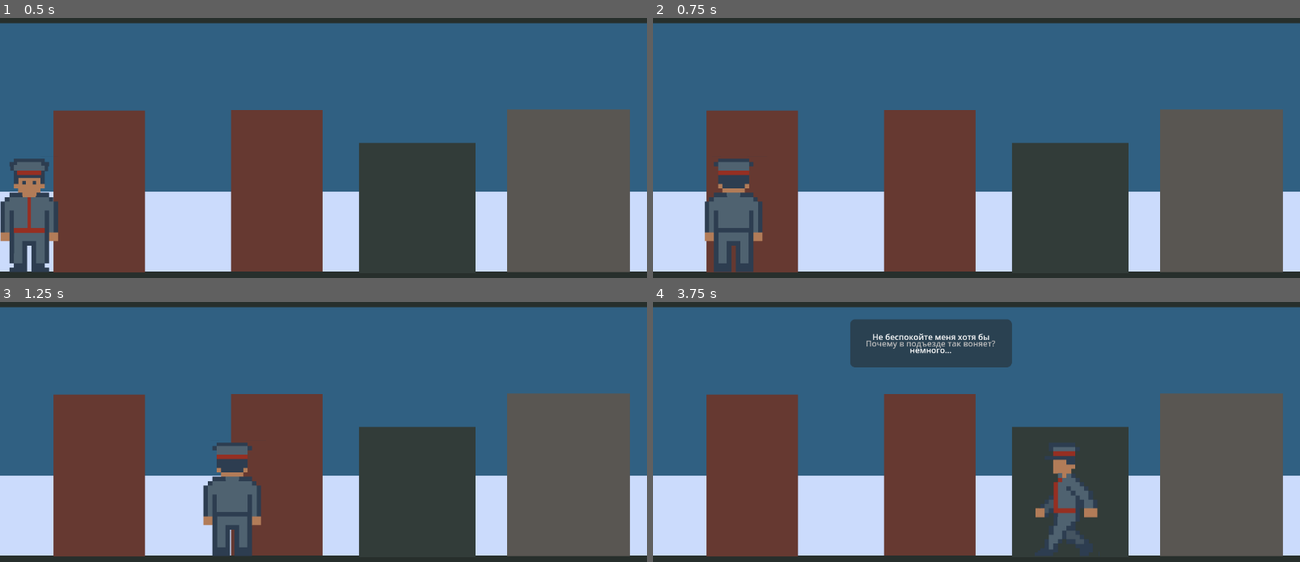
Above: before the commit, frames 1-4 (two rows, left to right).
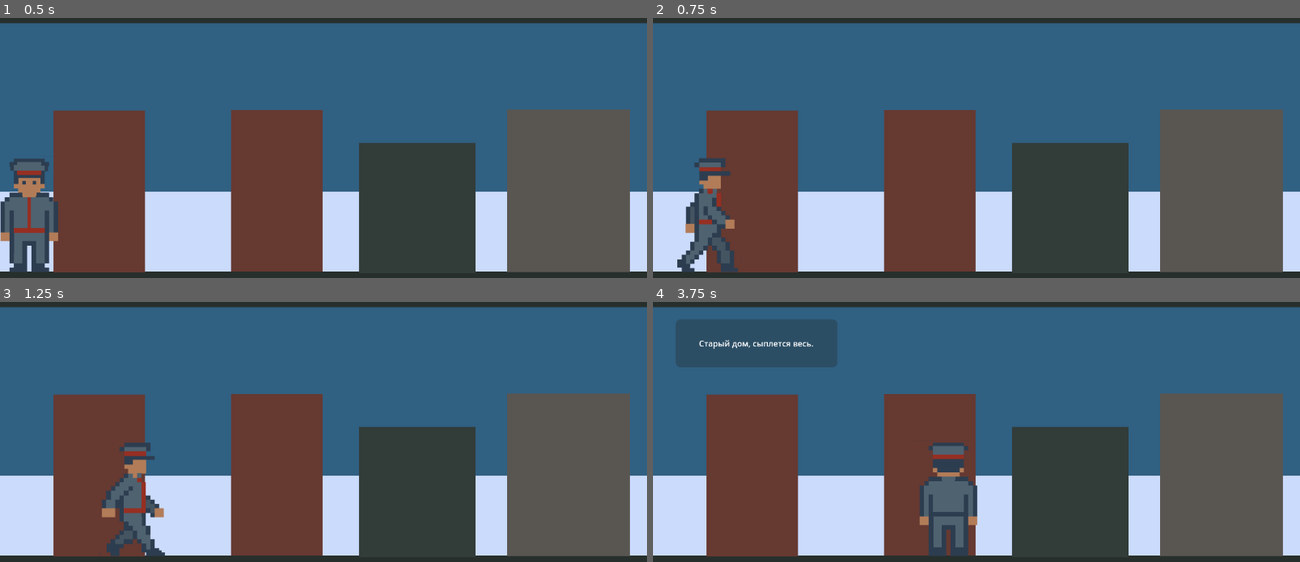
Above: after the commit, the same moments.

Repository: JoshuaWe1t/protocol-41
Game: Godot game, scene res://src/levels/sand_box/sand_box.tscn
Same seed, same stepped clock (60 frames per second), same inputs: the game is played once before the commit and once after it.
Inputs:
- Up to frame 1 (0.5 s): no input
- Up to frame 2 (0.75 s): tap Enter at 0.5 s; hold D (forward) from 0.53 s (still down); tap E (interact) at 0.6 s
- Up to frame 3 (1.25 s): keep holding D (forward)
- Up to frame 4 (3.75 s): release D (forward) at 1.28 s; hold A (backward) 1.28-2.03 s; tap E (interact) every 0.75 s from 1.35 to 3.6 s; hold D (forward) 2.03-3.53 s; hold A (backward) from 3.53 s (still down)

Frame 1 is identical in both runs. In frame 2, 3.6% of the frame differs, in the area x 3-17%, y 54-98%; in frame 3, 5.1%; in frame 4, 13%, in the area x 3-69%, y 6-98%.

Commit message:
feat: Удали управление персонажем
-- Все управление персонажем перенесено в узлы состояний

Diff:
--- a/src/gameplay/player/player.gd
+++ b/src/gameplay/player/player.gd
@@ -1,19 +1,14 @@
 extends CharacterBody2D
 
-
-# Загружаем сцену диалогового окна один раз при старте игры
 const DIALOGUE_BUBBLE = preload("res://src/core/dialogue_box/dialogue_box.tscn")
-
+const SPEED: float = 300.0
 
 @onready var anim_player: AnimationPlayer = $AnimationPlayer
-@onready var sprite: Sprite2D = $Sprite2D # Ссылка на спрайт для разворота
+@onready var sprite: Sprite2D = $Sprite2D
 @onready var dialogue_box: PanelContainer = $DialogueBox
 @onready var dialogue_label: Label = $DialogueBox/DialogueBox
 @onready var dialogue_timer: Timer = $DialogueBox/DialogueTimer
-
-
-const SPEED: float = 300.0
-
+@onready var state_machine: StateMachine = $StateMachine # Ссылка на твою машину состояний
 
 var current_floor: int
 var at_stairs: bool = false
@@ -22,106 +17,61 @@
 var at_lift: bool = false
 var can_use_lift: bool
 var is_lift_broken: bool = false
-# Переменная, которая управляет возможностью ходить
-var is_frozen: bool = false
-# Запоминаем нормальный масштаб игрока (обычно это 1, 1)
-var normal_scale: Vector2 = Vector2(1.0, 1.0)
 var current_apartment: int
 var at_door: bool = false
-var is_knocking: bool = false
-
 
 func _ready() -> void:
-	print("PlayerPosition: ", self.position)
-	anim_player.play("idle")
-
-	# Прячем диалог при старте на всякий случай
 	dialogue_box.hide()
-
-	# Подключаем таймер
 	dialogue_timer.timeout.connect(_on_dialogue_timeout)
-	# Подключаемся к сигналу
+
+	# Подписки на сигналы окружения
 	Events.player_entered_floor.connect(_on_entered_floor)
 	Events.player_entered_stairs.connect(_on_entered_stairs)
 	Events.player_exited_stairs.connect(_on_exited_stairs)
 	Events.player_entered_lift.connect(_on_entered_lift)
 	Events.player_exited_lift.connect(_on_exited_lift)
 	Events.lift_crashed.connect(_on_lift_denied)
-	# Подписываемся на новые сигналы камеры
 	Events.camera_transition_started.connect(_on_camera_started)
 	Events.camera_transition_finished.connect(_on_camera_finished)
-	# Подписываемся под новые сигналы для взаимодействия с дверьми
 	Events.player_entered_apartment.connect(_on_entered_apartment)
 	Events.player_exited_apartment.connect(_on_exited_apartment)
 	Events.get_text_line.connect(_on_get_text_line)
-
-
-func _physics_process(_delta: float) -> void:
-
-	var direction := Input.get_axis("backward", "forward")
-	# ЕСЛИ ИГРОК ЗАМОРОЖЕН, МЫ ПРЕРЫВАЕМ ФУНКЦИЮ И НЕ ПРИНИМАЕМ НАЖАТИЯ КЛАВИШ
-	if is_frozen:
-		velocity = Vector2.ZERO
-		anim_player.play("idle")
-		move_and_slide()
-		return
-	elif is_frozen and at_door:
-		velocity = Vector2.ZERO
-
-
-	if direction:
-		velocity.x = direction * SPEED
-		if not is_knocking: # <--- Добавили проверку
-			anim_player.play("walk")
-		sprite.flip_h = (direction < 0)
-	else:
-		velocity.x = move_toward(velocity.x, 0, SPEED)
-		if not is_knocking: # <--- Добавили проверку
-			anim_player.play("idle")
-
-	# Обработка движения ВВЕРХ
-	if Input.is_action_just_pressed("go_up"):
-		if can_up:
-			self.position.y -= 720
-			print("PlayerPosition: ", self.position)
-			dialogue_box.hide()
-		elif at_stairs: # <--- ДОБАВЛЕНО: Показываем диалог, только если стоим у лестницы
-			show_dialogue("Выше подниматься некуда...")
-
-	# Обработка движения ВНИЗ
-	if Input.is_action_just_pressed("go_down"):
-		if can_down:
-			self.position.y += 720
-			print("PlayerPosition: ", self.position)
-			dialogue_box.hide()
-		elif at_stairs: # <--- ДОБАВЛЕНО: Показываем диалог, только если стоим у лестницы
-			show_dialogue("Спускаться некуда...")
-
-
-	if Input.is_action_just_pressed("interact"):
-		if can_use_lift:
-			self.position.y += 1440
-			print("PlayerPosition: ", self.position)
-			dialogue_box.hide()
-		elif is_lift_broken and at_lift:
-			show_dialogue("Лифт застрял и больше не работает")
-		elif at_lift:
-			show_dialogue("Лифт сейчас на третьем этаже")
-
-
-	if Input.is_action_just_pressed("interact"):
-		print("Interact")
-		if at_door and not is_knocking: # <--- Проверяем, что уже не стучим
-			is_knocking = true          # Включаем блокировку анимаций
-			anim_player.play("knock")   # Запускаем стук
-
-			# Ждем завершения именно этой анимации
-			await anim_player.animation_finished
-
-			is_knocking = false         # Снимаем блокировку
-			Events.get_text_line.emit(current_floor, current_apartment)
-
-	move_and_slide()
+	Events.player_entered_spore_area.connect(_on_entered_spore)
+	Events.player_exited_spore_area.connect(_on_exited_spore)
+
+
+func try_go_up() -> void:
+	if can_up:
+		position.y -= 720
+		dialogue_box.hide()
+	elif at_stairs:
+		show_dialogue("Выше подниматься некуда...")
+
+
+func try_go_down() -> void:
+	if can_down:
+		position.y += 720
+		dialogue_box.hide()
+	elif at_stairs:
+		show_dialogue("Спускаться некуда...")
+
+
+func try_use_lift() -> void:
+	if can_use_lift:
+		position.y += 1440
+		dialogue_box.hide()
+	elif is_lift_broken and at_lift:
+		show_dialogue("Лифт застрял и больше не работает")
+	elif at_lift:
+		show_dialogue("Лифт сейчас на третьем этаже")
+
+
+func _on_camera_started() -> void:
+	state_machine.change_state(state_machine.get_node("FrozenState"))
+
+
+func _on_camera_finished() -> void:
+	state_machine.change_state(state_machine.get_node("IdleState"))
 
 
 func _on_entered_stairs(is_can_up: bool, is_can_down: bool) -> void:
@@ -130,6 +80,7 @@
 	can_down = is_can_down
 	at_stairs = true # <--- ДОБАВЛЕНО: Игрок подошел к лестнице
 
+
 func _on_exited_stairs() -> void:
 	print("Игрок вышел из зоны лестницы")
 	can_up = false
@@ -154,17 +105,6 @@
 	print("Игрок на этаже: ", current_floor)
 
 
-# Функции-обработчики сигналов камеры
-func _on_camera_started() -> void:
-	is_frozen = true
-	# Здесь также можно остановить анимацию бега игрока,
-	# чтобы он не "бежал на месте" во время движения камеры.
-	# $AnimatedSprite2D.play("idle")
-
-func _on_camera_finished() -> void:
-	is_frozen = false
-
-
 func show_dialogue(text: String) -> void:
 	dialogue_label.text = text
 	dialogue_box.show()
@@ -186,9 +126,18 @@
 	at_door = true
 	print("Вход в зону кв ", apartment_number, " | at_door: ", at_door)
 
+
 func _on_exited_apartment() -> void:
 	at_door = false
 	print("Выход из зоны кв | at_door: ", at_door)
+
+
+func _on_entered_spore() -> void:
+	pass
+
+
+func _on_exited_spore() -> void:
+	pass
 
 
 func _on_get_text_line(floor_number: int, apartment_number: int) -> void:
@@ -212,17 +161,11 @@
 	spawn_door_dialogue(Vector2(dialog_box_pox_x,dialog_box_pox_y), dialogue_line)
 
 
-# Эта функция вызывается, когда игрок успешно постучал в дверь
 func spawn_door_dialogue(door_global_position: Vector2, text: String = "...") -> void:
-	# 2. Создаем копию загруженной сцены
 	var bubble_instance = DIALOGUE_BUBBLE.instantiate()
 
-	# 3. Добавляем облачко на основную сцену игры.
-	# Лучше всего добавлять его в текущую сцену (current_scene), а не внутрь двери.
-	# Если добавить внутрь двери, текст может случайно отмасштабироваться вместе с ней.
 	get_tree().current_scene.add_child(bubble_instance)
 
-	# 4. Передаем координаты (например, позицию двери, поднятую чуть выше) и текст
 	var offset_position = door_global_position + Vector2(0, -20) # Поднимаем на 20 пикселей выше центра двери
 
 	bubble_instance.setup(text, offset_position)
@@ -238,8 +181,6 @@
 
 	for apt in apartments:
 		if apt["apartment_number"] == apt_number:
-
-			# === НОВАЯ ЛОГИКА: Таймер кулдауна на 15 секунд ===
 
 			# Получаем текущее время работы игры в миллисекундах
 			var current_time = Time.get_ticks_msec()
@@ -254,8 +195,6 @@
 			# Обновляем таймер: записываем текущее время как момент последнего стука
 			apt["last_interaction_time"] = current_time
 
-			# =================================================
-
 			# Получаем доступ к массиву фраз
 			var dialog_lines: Array = apt["dweller"]["full_dialog_lines"]
 
